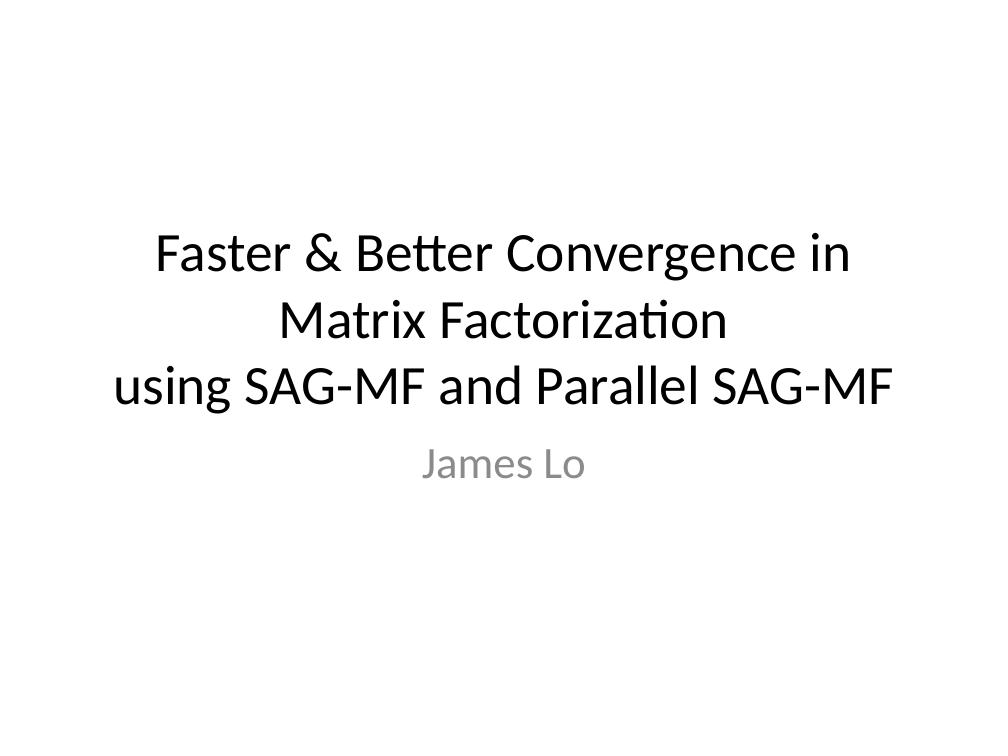
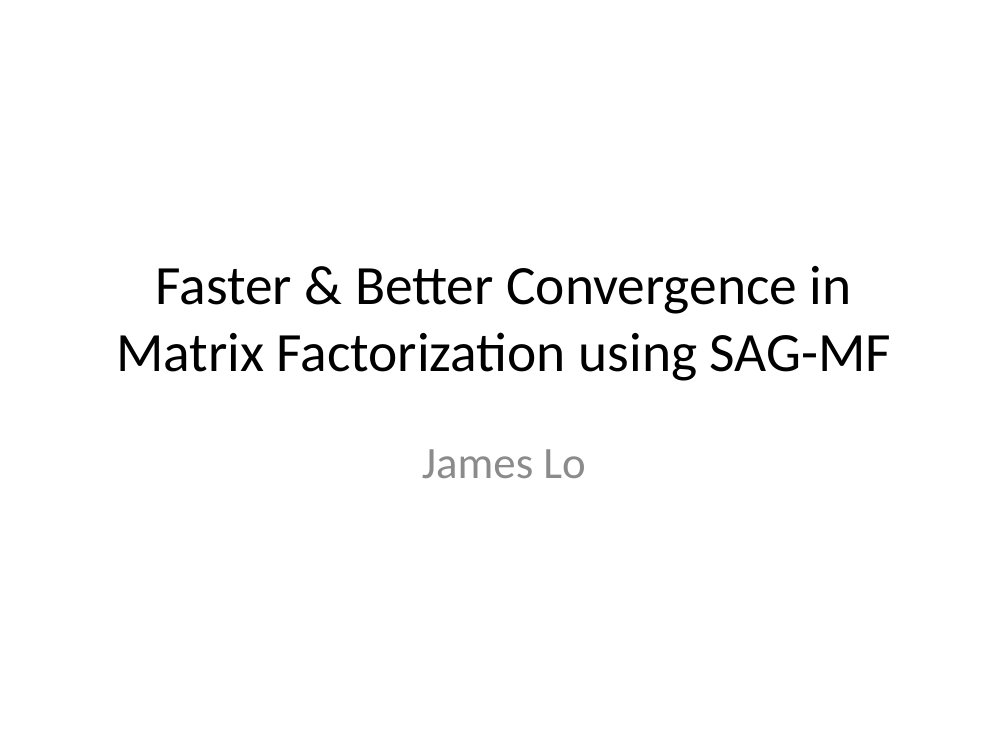
Before and after one commit to jamestklo/MatrixFactorizationMatlab, a slide deck: slide 1 of cs534L-SAGmf.pptx. Drawn at 1008x756 pixels with LibreOffice and Linux fonts; fonts in the diff are those of the drawing. Boxes give left, top, right and bottom in pixels: in the first picture for what was removed or moved away, otherwise in the second. Text is boxed around its words. In the diff, an @@ line names an element or a change of style, - is before the commit and + after.

```diff
--- a/cs534L-SAGmf.pptx
+++ b/cs534L-SAGmf.pptx
@@ title at [116,266,891,381]: text changed @@
-Faster & Better Convergence in Matrix Factorization
-using SAG-MF and Parallel SAG-MF
+Faster & Better Convergence in Matrix Factorization using SAG-MF
```
Also in this commit, not shown: 4 other slides changed, 9 other files.
